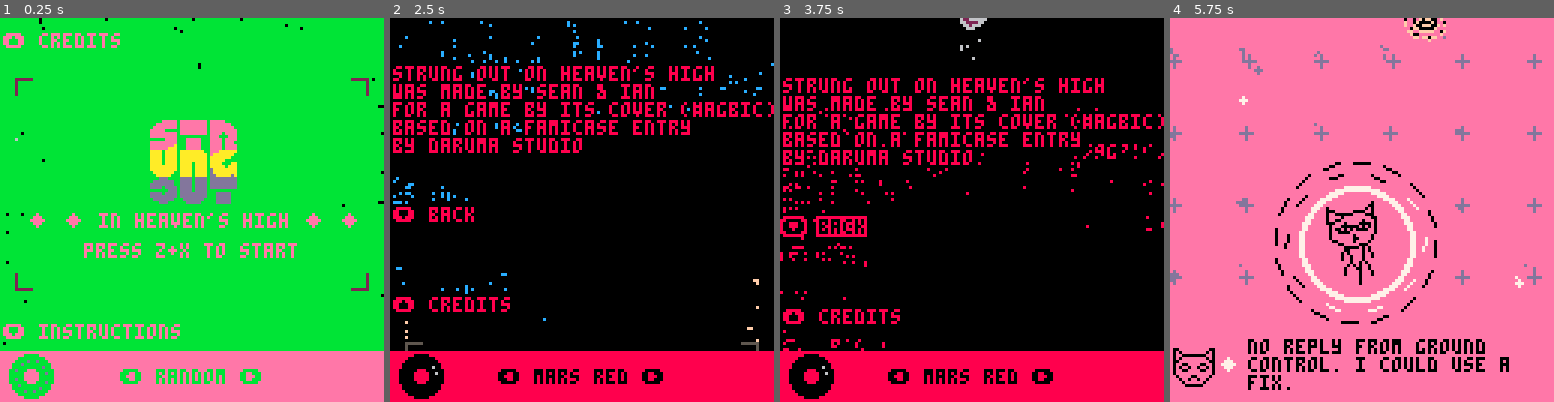
Above: before the commit, frames 1-4 (left to right).
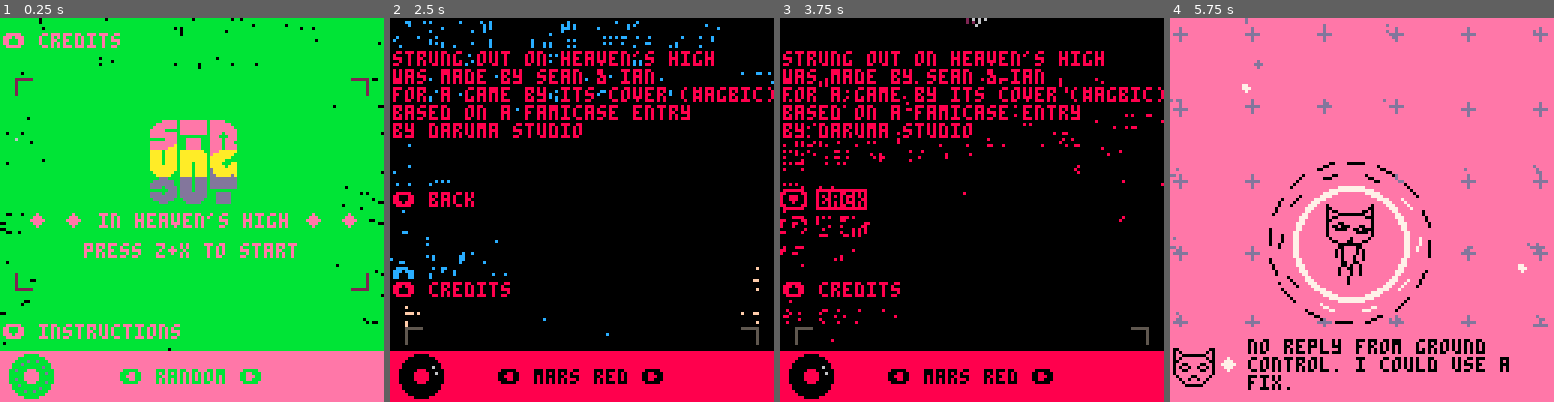
Above: after the commit, the same moments.

Repository: ianmart1n/AGBIC2016
Game: PICO-8 cartridge strungout.p8
The game is run twice, just before and just after one commit, with the same random seed, the same clock (stepped at 60 frames per second) and the same inputs.
Inputs:
- Up to frame 1 (0.25 s): no input
- Up to frame 2 (2.5 s): tap X (X key) at 0.33, 1.07, 1.85 s; tap O (Z key) at 0.7, 1.7, 2.1 s; hold Right 1.6-2.1 s; hold Up 2.15-2.42 s; hold Right from 2.47 s (still down)
- Up to frame 3 (3.75 s): tap O (Z key) every 0.4 s from 2.5 to 3.7 s; tap X (X key) at 2.97 s; release Right at 3.03 s; hold Left 3.08-3.58 s; hold Down from 3.63 s (still down)
- Up to frame 4 (5.75 s): release Down at 3.97 s; hold Right 4.02-4.68 s; tap X (X key) at 4.08, 5.2 s; tap O (Z key) every 0.4 s from 4.1 to 5.7 s; hold Up 4.73-5.03 s; hold Left 5.08-5.68 s; hold Down from 5.73 s (still down)

The runs differ from the first frame. In frame 1, 0.3% of the frame differs, in the area x 0-100%, y 0-87%; in frame 2, 12%; in frame 3, 12%; in frame 4, 7.8%.

Commit message:
nip + satellite frequency controlled by global vars
like the empty thing (sum of all 3 should be less < 1)

Diff:
--- a/strungout.p8
+++ b/strungout.p8
@@ -68,6 +68,8 @@
  nip_drain_build = 0.001 --nip_drain increase on each nip pickup
  nip_gain = 10 --nip gained from pickups
  empty_chance = 0.25 --chance for cells to spawn empty
+ sat_chance = 0.1 --chance for cells to spawn empty
+ nip_chance = 0.1 --chance for cells to spawn empty
  a_speed=0.01 --rotation speed
  p_speed=0.75 --movement speed
 
@@ -149,10 +151,16 @@
   cells[x]={}
  for y=-map_size,map_size do
   local cell={}
-  cell.icon=flr(rnd(interactions.rmax-interactions.rmin))+interactions.rmin
-  if rnd() < empty_chance then
+  cell.icon=flr(rnd(interactions.rmax-interactions.rmin))+interactions.rmin+1
+  local r=rnd()
+  if r < empty_chance then
    cell.icon = interactions.empty
-  end
+  elseif r-empty_chance < sat_chance then
+   cell.icon = interactions.sat
+  elseif r-empty_chance-sat_chance < nip_chance then
+   cell.icon = interactions.nip
+  end
+
 
   cell.x=x
   cell.y=y
